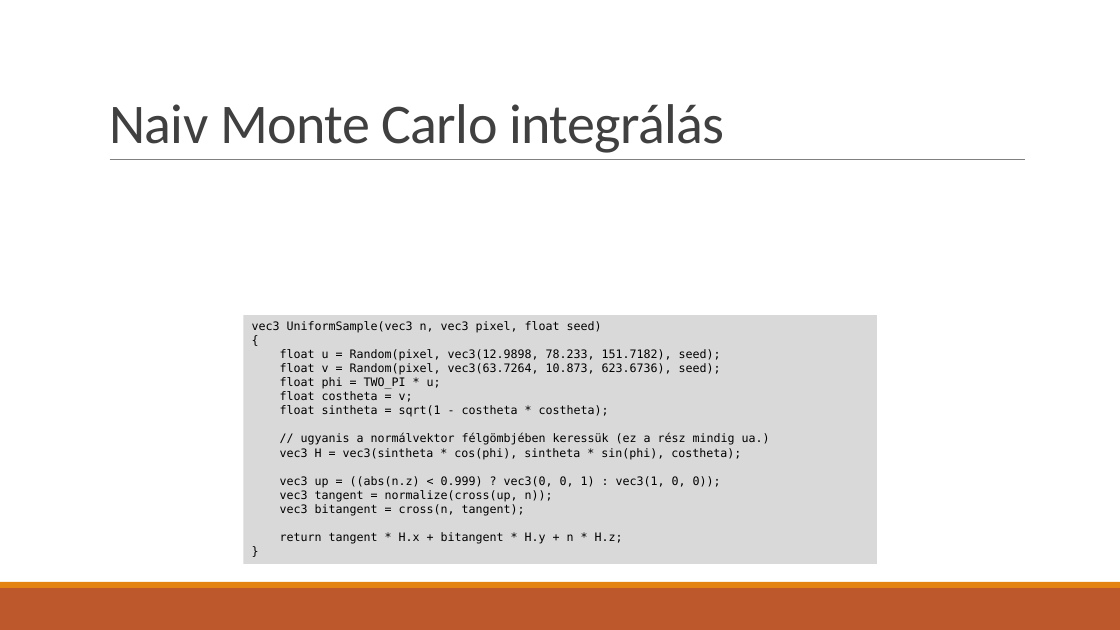
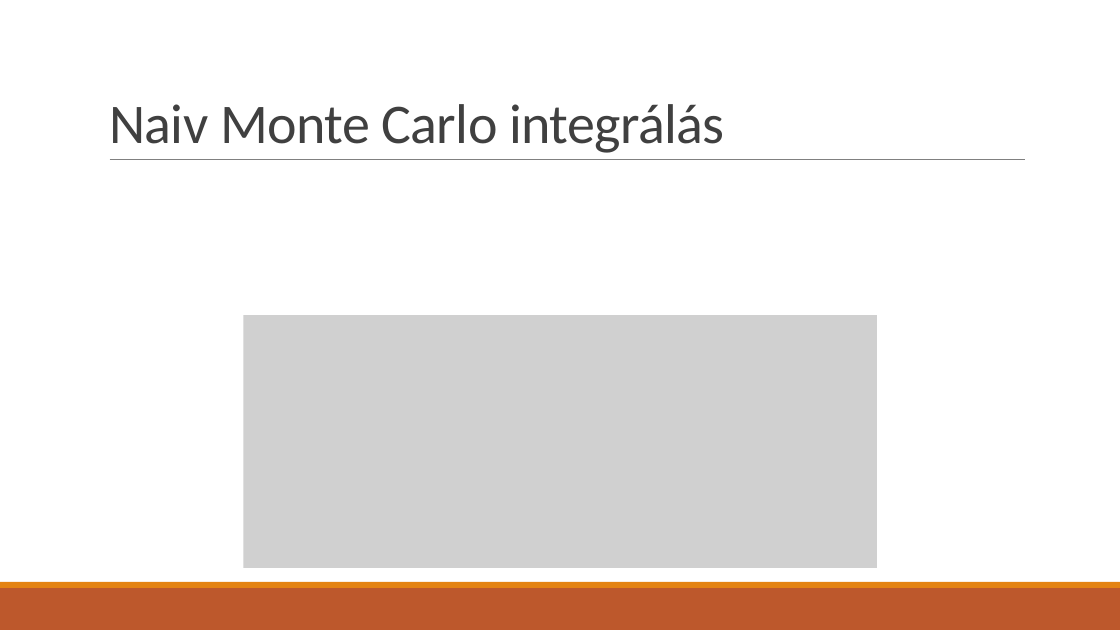
Before and after one commit to asylum2010/Asylum-s-ELTE-Exercises, a slide deck: slide 8 of PBR_EA_02.pptx. Drawn at 1120x630 pixels with LibreOffice and Linux fonts; fonts in the diff are those of the drawing; grey boxes stand for pictures. Boxes give left, top, right and bottom in pixels: in the first picture for what was removed or moved away, otherwise in the second. Text is boxed around its words. In the diff, an @@ line names an element or a change of style, - is before the commit and + after.

```diff
--- a/PBR_EA_02.pptx
+++ b/PBR_EA_02.pptx
@@ rectangle removed at <box>244,315,877,564</box> @@
-vec3 UniformSample(vec3 n, vec3 pixel, float seed)
-{
-float u = Random(pixel, vec3(12.9898, 78.233, 151.7182), seed);
-float v = Random(pixel, vec3(63.7264, 10.873, 623.6736), seed);
-float phi = TWO_PI * u;
-float costheta = v;
-float sintheta = sqrt(1 - costheta * costheta);
-// ugyanis a normálvektor félgömbjében keressük (ez a rész mindig ua.)
-vec3 H = vec3(sintheta * cos(phi), sintheta * sin(phi), costheta);
-vec3 up = ((abs(n.z) < 0.999) ? vec3(0, 0, 1) : vec3(1, 0, 0));
-vec3 tangent = normalize(cross(up, n));
-vec3 bitangent = cross(n, tangent);
-return tangent * H.x + bitangent * H.y + n * H.z;
-}
@@ picture added at <box>244,315,877,568</box> @@
```
Also in this commit, not shown: 3 other slides changed, 1 slide added, 1 slide removed, 1 other file.
